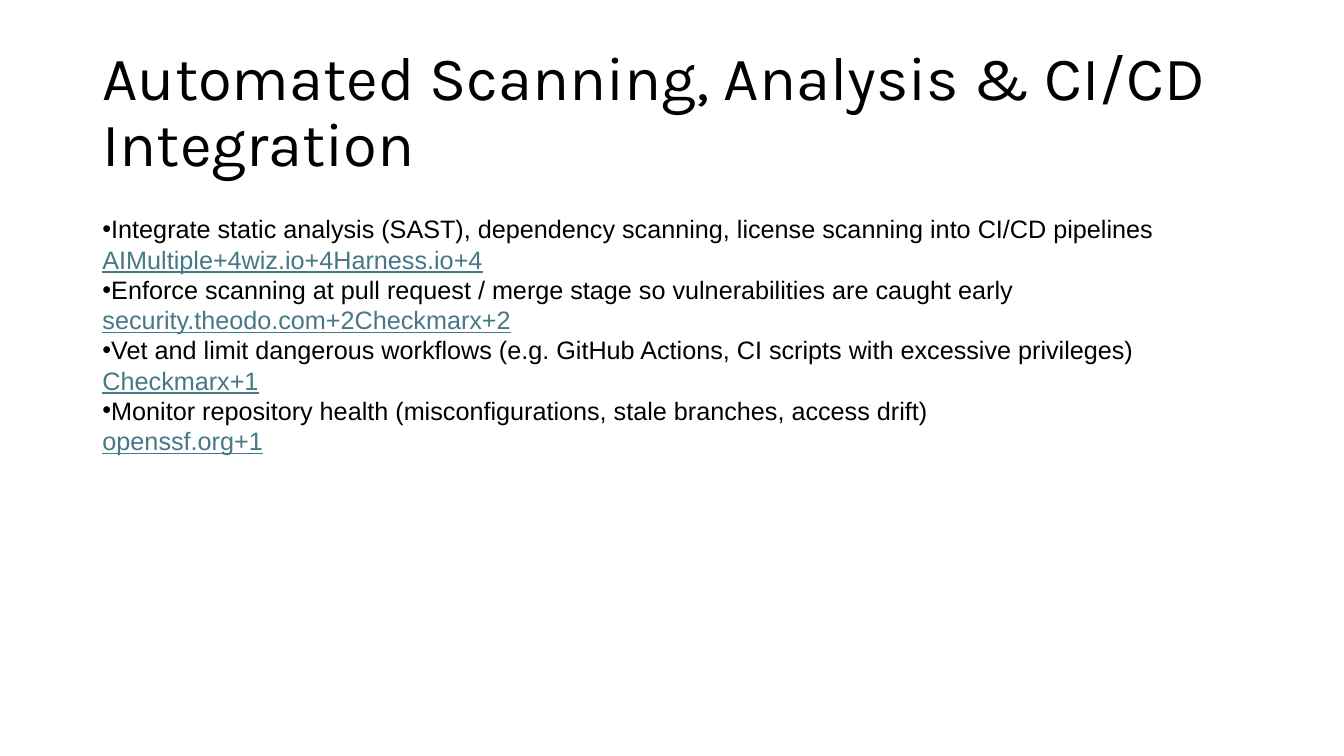
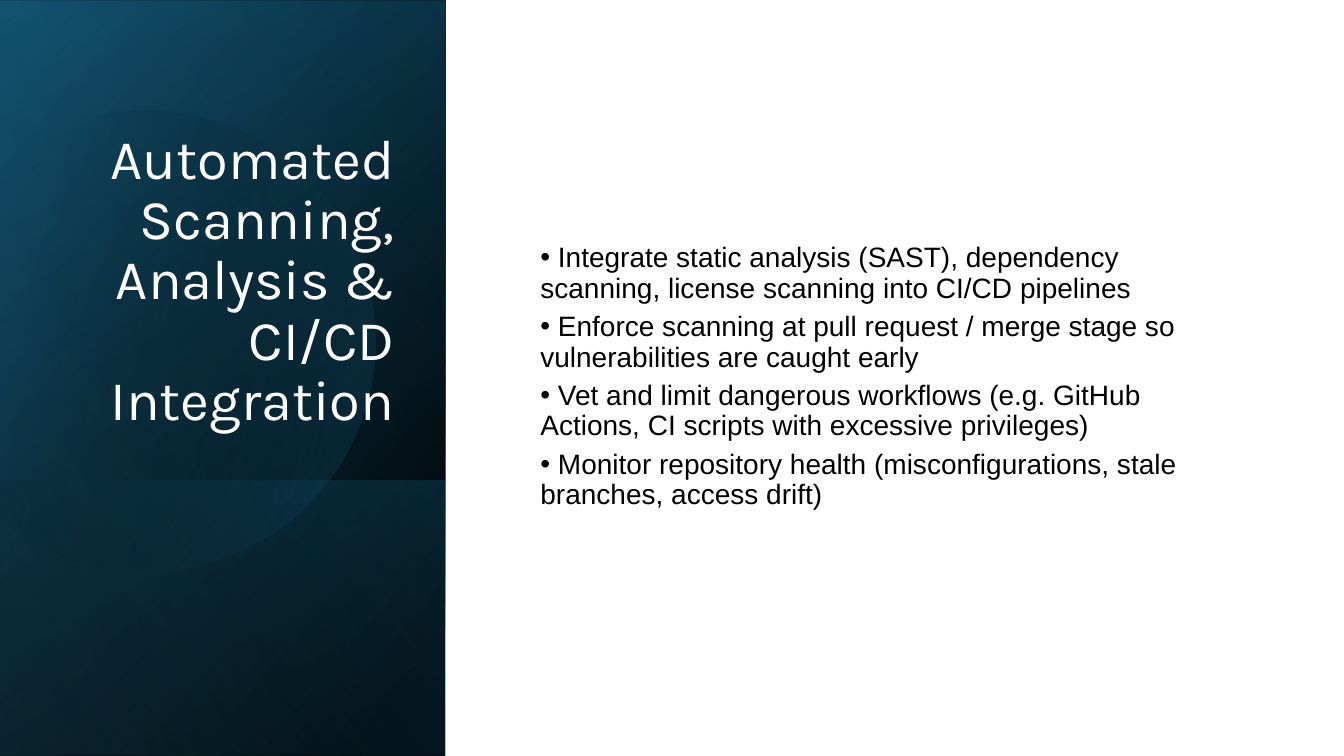
Before and after one commit to jacobwachenbach/csd-380, a slide deck: slide 6 of module-11/Achenbach-module11-csd-380.pptx. Drawn at 1344x756 pixels with LibreOffice and Linux fonts; fonts in the diff are those of the drawing. Boxes give left, top, right and bottom in pixels: in the first picture for what was removed or moved away, otherwise in the second. Text is boxed around its words. In the diff, an @@ line names an element or a change of style, - is before the commit and + after.

```diff
--- a/module-11/Achenbach-module11-csd-380.pptx
+++ b/module-11/Achenbach-module11-csd-380.pptx
@@ rectangle added at <box>0,0,1344,756</box>, fill #FFFFFF @@
@@ rectangle added at <box>0,0,446,756</box>, fill gradient #000000 to #104862 @@
@@ rectangle added at <box>0,1,446,756</box>, fill gradient #000000 to #156082 @@
@@ rectangle added at <box>0,0,446,755</box>, fill gradient #000000 to #46B1E1 @@
@@ freeform shape added at <box>0,56,431,618</box>, fill gradient #000000 to #156082 @@
@@ title "Automated Scanning, Analysis & CI/CD ...": place and size @@
-title "Automated Scanning, Analysis & CI/CD ..." at <box>102,55,1205,181</box>
+title "Automated Scanning, Analysis & CI/CD ..." at <box>110,140,395,434</box>
@@ title "Automated Scanning, Analysis & CI/CD ..." at <box>110,140,395,434</box>: size 44 to 40 pt, text colour #000000 to #FFFFFF; alignment left to right; vertical alignment middle to bottom @@
@@ text "Integrate static analysis (SAST), dependency ...": place and size @@
-text "Integrate static analysis (SAST), dependency ..." at <box>102,219,1152,456</box>
+text "Integrate static analysis (SAST), dependency ..." at <box>540,246,1176,509</box>
@@ text "Integrate static analysis (SAST), dependency ..." at <box>540,246,1176,509</box>: size 18 to 20 pt; line spacing 1 to 0.9; more space between paragraphs @@
@@ text at <box>102,250,482,274</box>: paragraph removed @@
-AIMultiple+4wiz.io+4Harness.io+4
@@ text at <box>102,310,510,334</box>: paragraph removed @@
-security.theodo.com+2Checkmarx+2
@@ text at <box>102,371,258,394</box>: paragraph removed @@
-Checkmarx+1
@@ text at <box>102,432,262,456</box>: paragraph removed @@
-openssf.org+1
@@ rectangle added at <box>0,480,446,756</box>, fill gradient #156082 to #000000 @@
```
Also in this commit, not shown: 10 other slides changed.
